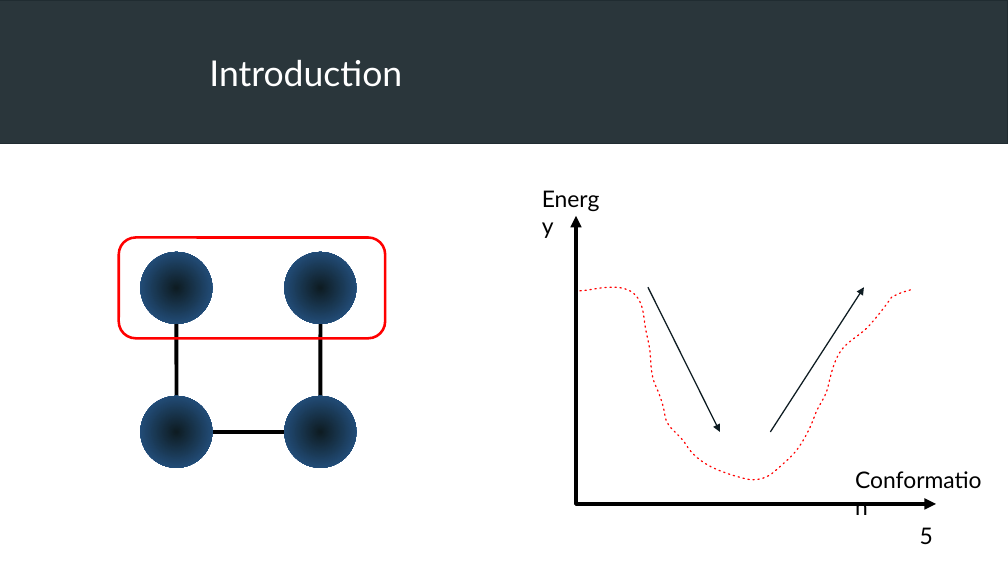
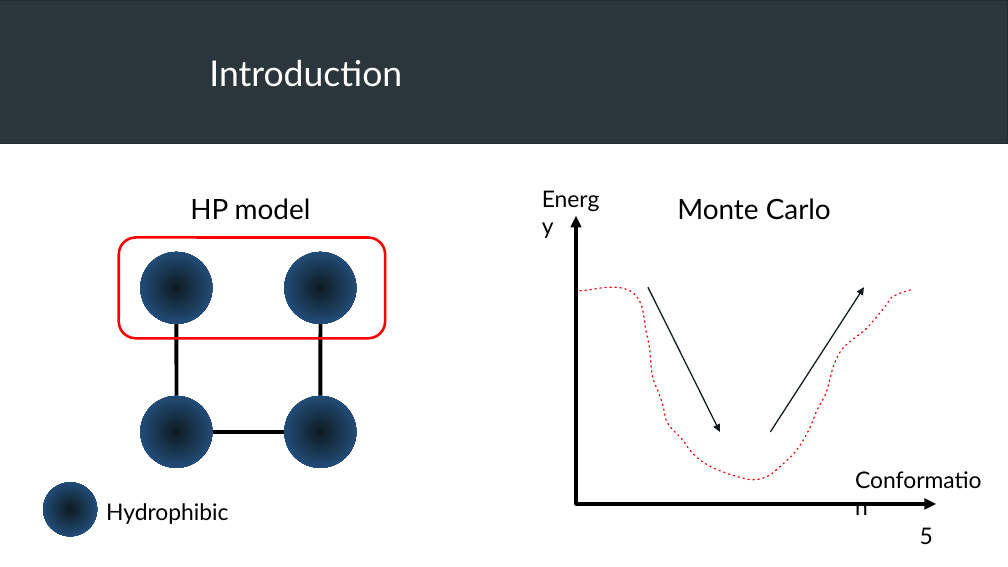
Before and after one commit to FilouPlains/PROJECT_PY_MONTE_CARLO, a slide deck: slide 5 of doc/presentation/ROUAUD_presentation.odp. Drawn at 1008x567 pixels with LibreOffice and Linux fonts; fonts in the diff are those of the drawing; grey boxes stand for pictures. Boxes give left, top, right and bottom in pixels: in the first picture for what was removed or moved away, otherwise in the second. Text is boxed around its words. In the diff, an @@ line names an element or a change of style, - is before the commit and + after.

```diff
--- a/doc/presentation/ROUAUD_presentation.odp
+++ b/doc/presentation/ROUAUD_presentation.odp
@@ text added at box(190, 198, 311, 220), 22 pt, text #000000 @@
+HP model
@@ text added at box(677, 198, 831, 220), 22 pt, text #000000 @@
+Monte Carlo
@@ ellipse added at box(43, 483, 97, 537), fill gradient #0E1C22 to #2A6099 @@
@@ text added at box(106, 503, 228, 524), 18 pt, text #000000 @@
+Hydrophibic
```
Also in this commit, not shown: 7 other slides changed, 16 slides added, 4 slides removed, 1 other file.
